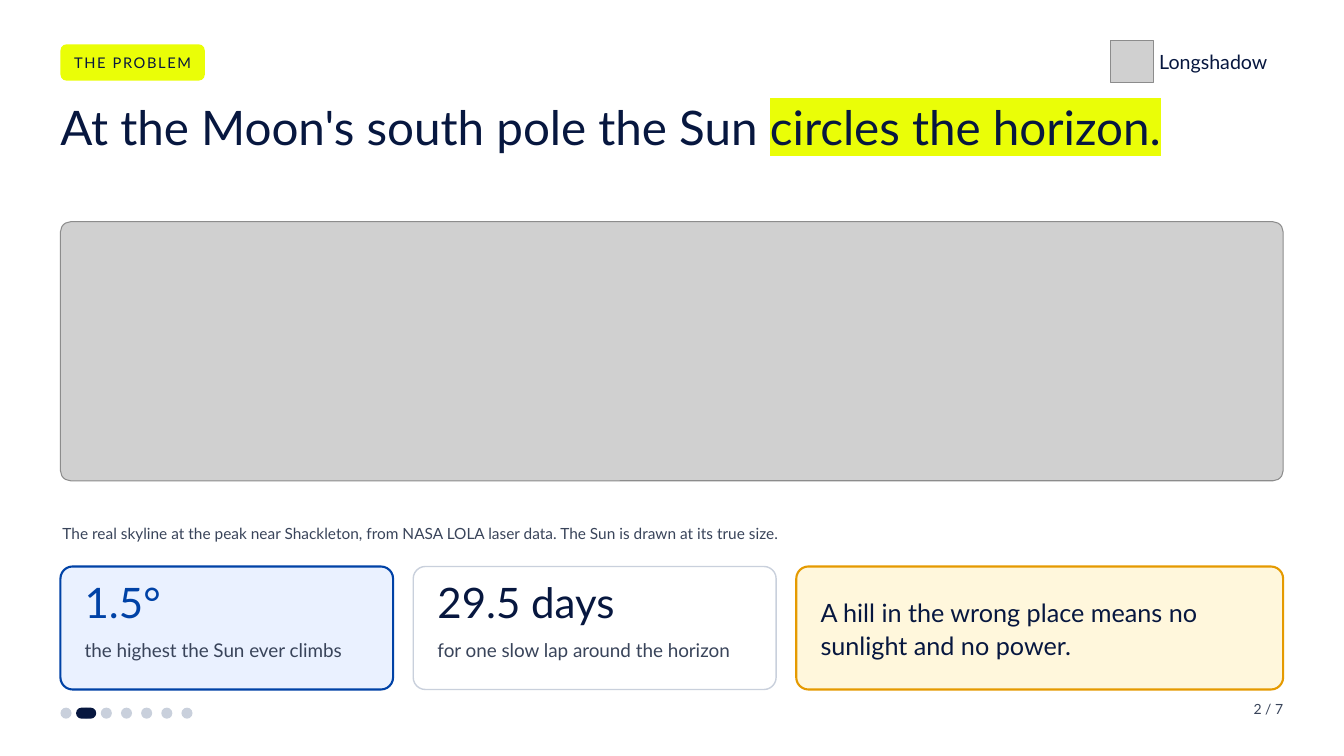
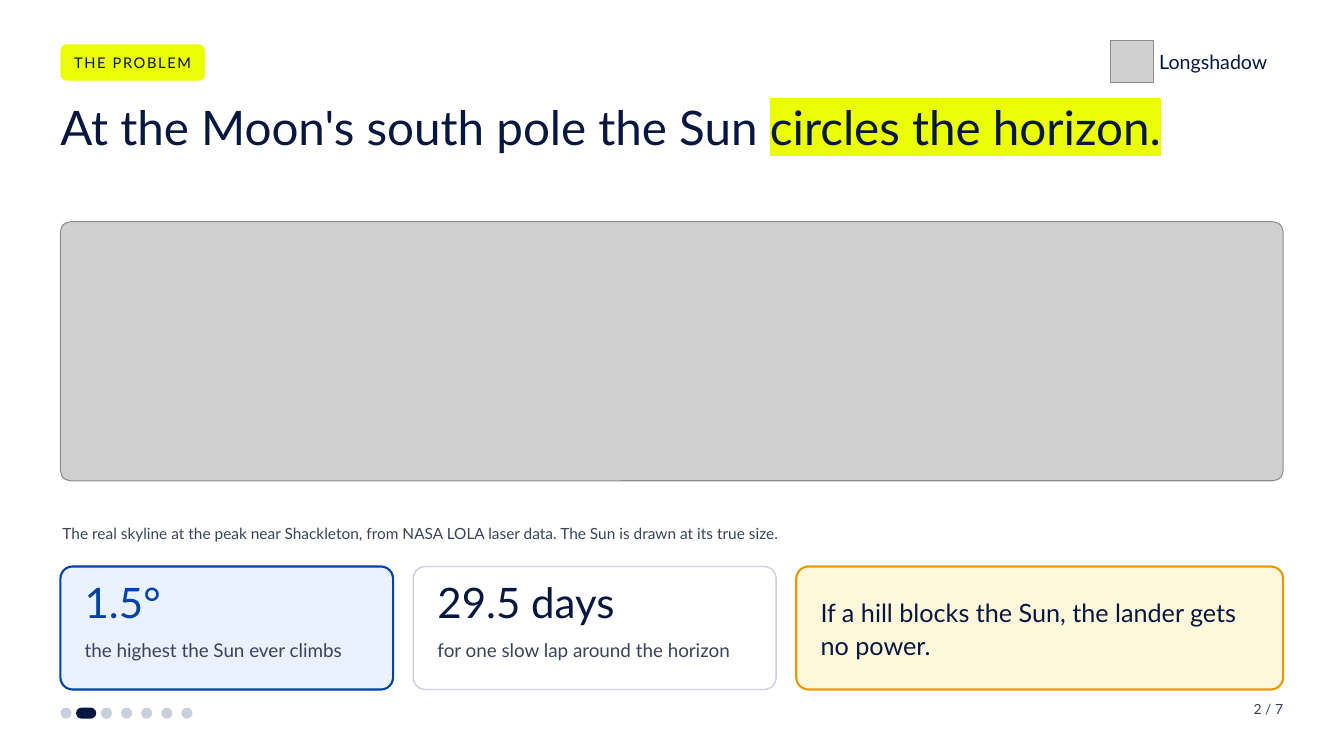
Before and after one commit to bukhari-hamzamukhtar/longshadow, a slide deck: slide 2 of public/demo/Longshadow_deck.pptx. Drawn at 1344x756 pixels with LibreOffice and Linux fonts; fonts in the diff are those of the drawing; grey boxes stand for pictures. Boxes give left, top, right and bottom in pixels: in the first picture for what was removed or moved away, otherwise in the second. Text is boxed around its words. In the diff, an @@ line names an element or a change of style, - is before the commit and + after.

```diff
--- a/public/demo/Longshadow_deck.pptx
+++ b/public/demo/Longshadow_deck.pptx
@@ text at (821,603,1236,660): text changed @@
-A hill in the wrong place means no sunlight and no power.
+If a hill blocks the Sun, the lander gets no power.
```
Also in this commit, not shown: 1 other file.
